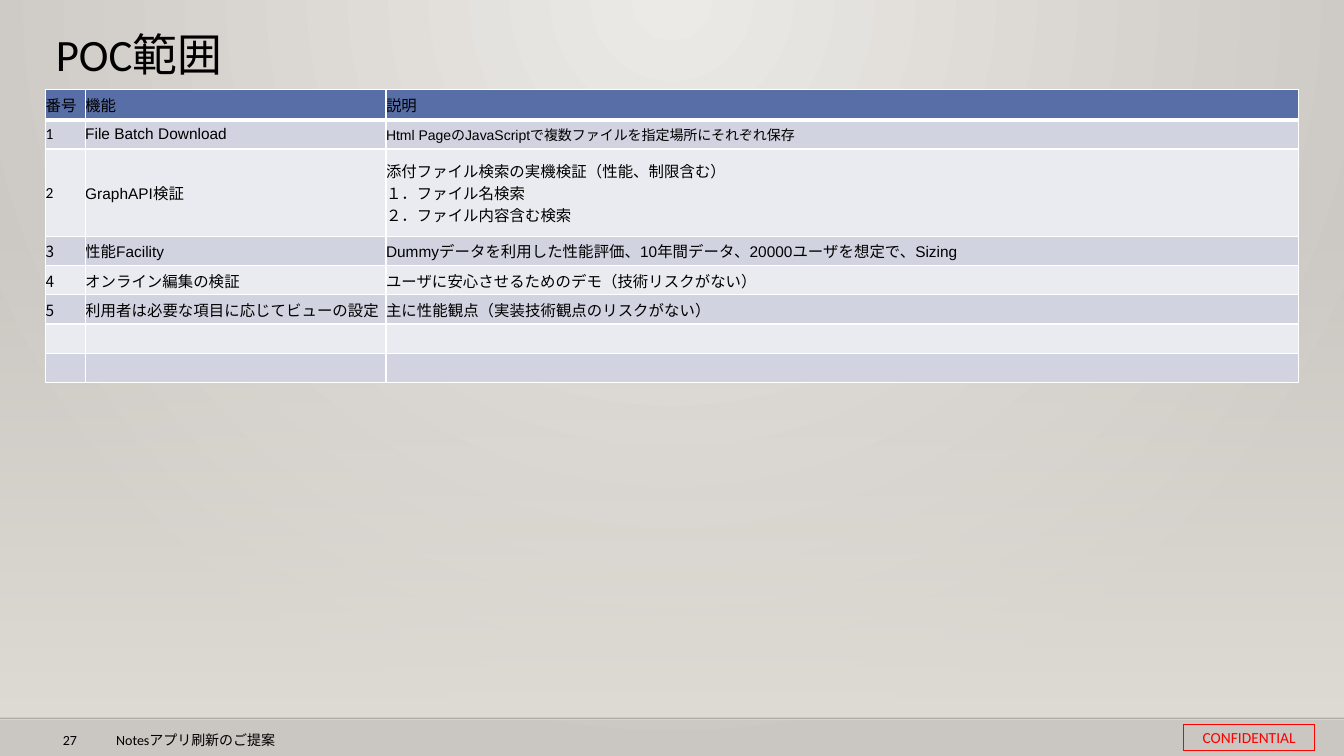
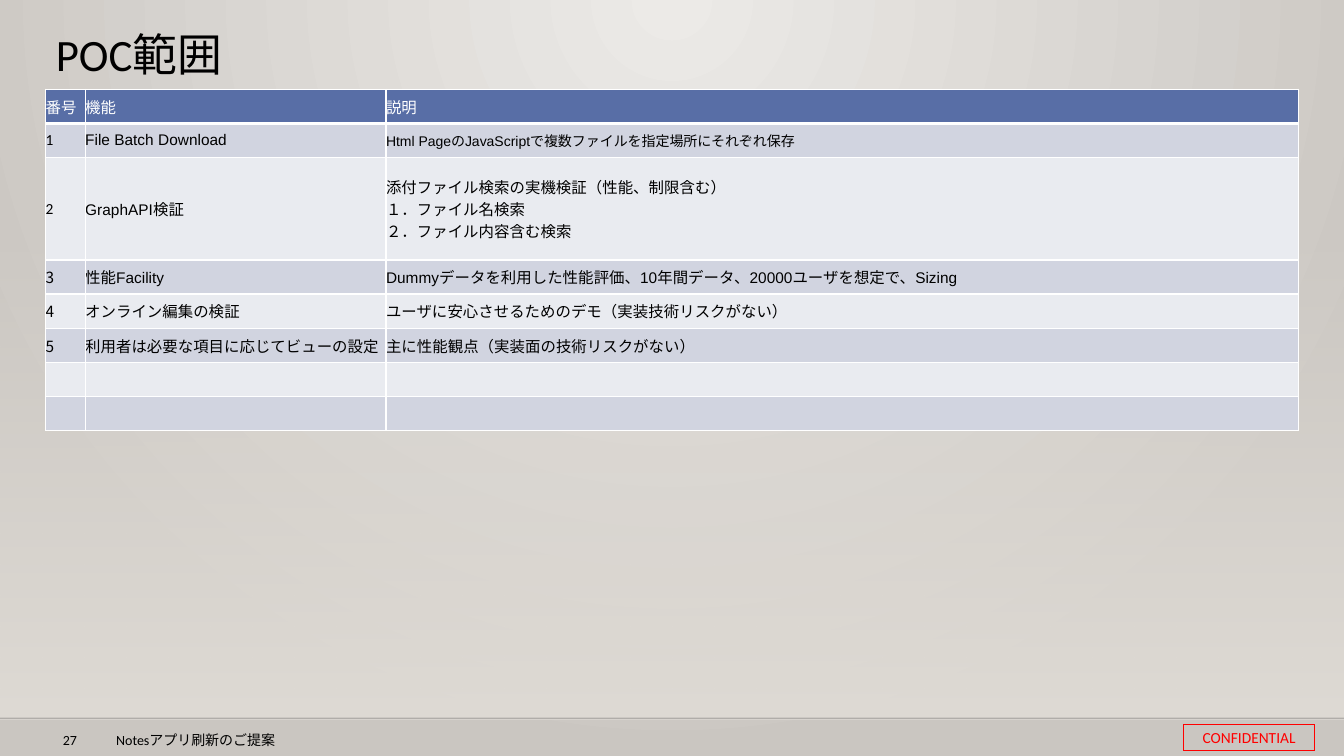
Before and after one commit to 0494938/Notes--CMS-Online, a slide deck: slide 27 of Notesアプリ刷新プロジェクト提案見積もり.pptx. Drawn at 1344x756 pixels with LibreOffice and Linux fonts; fonts in the diff are those of the drawing; background and template pictures are left out. Boxes give left, top, right and bottom in pixels: in the first picture for what was removed or moved away, otherwise in the second. Text is boxed around its words. In the diff, an @@ line names an element or a change of style, - is before the commit and + after.

```diff
--- a/Notesアプリ刷新プロジェクト提案見積もり.pptx
+++ b/Notesアプリ刷新プロジェクト提案見積もり.pptx
@@ table at bbox=[45, 90, 1298, 432] @@
-row 5, column 3: ユーザに安心させるためのデモ（技術リスクがない）
+row 5, column 3: ユーザに安心させるためのデモ（実装技術リスクがない）
-row 6, column 3: 主に性能観点（実装技術観点のリスクがない）
+row 6, column 3: 主に性能観点（実装面の技術リスクがない）
@@ text colour #000000 to #FFFFFF in "番号", "機能", "説明" @@
```
Also in this commit, not shown: 17 other slides changed, 1 other file.
